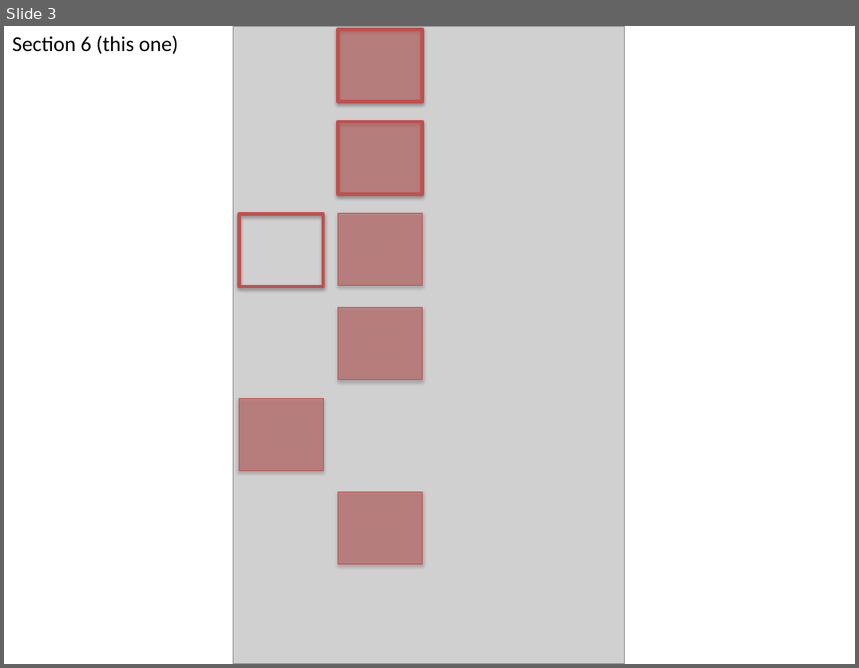
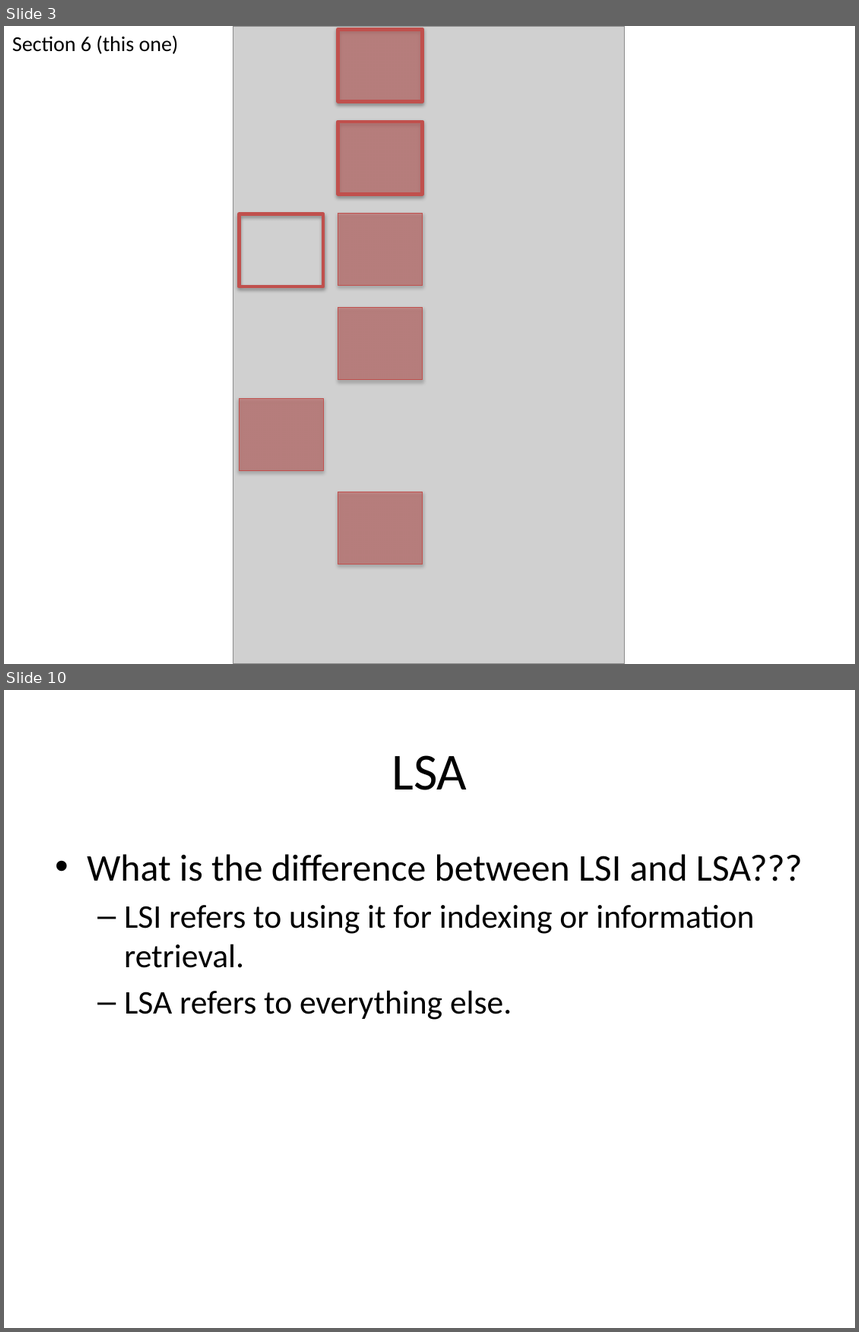
Before and after one commit to allenday/mapr-text-analysis, a slide deck: doc/section6.pptx. Shown one above the other, each under a label of ours: slide 3 before the commit, slides 3 and 10 after it; the slides between them are not shown. The pictures are 859x668 and 859x1332 pixels, drawn with LibreOffice and Linux fonts; fonts in the diff are those of the drawing; grey boxes stand for pictures. Boxes give left, top, right and bottom in pixels: in the first picture for what was removed or moved away, otherwise in the second. Text is boxed around its words. In the diff, an @@ line names an element or a change of style, - is before the commit and + after.

```diff
--- a/doc/section6.pptx
+++ b/doc/section6.pptx
@@ slide 10 added at [4,690,855,1328], background #FFFFFF @@
@@ title added at [392,755,467,790], 44 pt, text #000000 @@
+LSA
@@ text added at [87,854,803,1020], 28 pt, text #000000 @@
+• What is the difference between LSI and LSA???
+  – LSI refers to using it for indexing or information retrieval.
+  – LSA refers to everything else.
```
Also in this commit, not shown: 1 slide changed, 22 other slides added, 6 other files.
